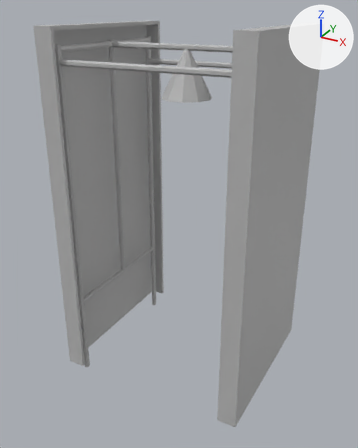
Two versions of the FBX model Team Seven Project/Assets/Meshes/Env_DecontaminationShower_01.fbx, one commit apart.
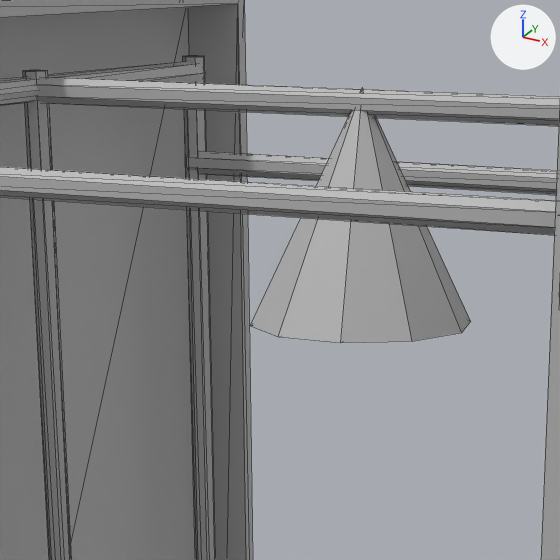
There are two pictures of each version: one whole from a 50 mm camera at (1.324, -2.497, 2.308) aimed at (-0.024, -0.047, 1.084), one close up on the part from 29% to 65% of the width and 5% to 34% of the height. The lights are fixed; the arrows at upper right show +X, +Y and +Z. The close-ups show mesh edges as thin lines. Where no turn or scale is listed for an object, it has been applied to the vertices.

The scene before the commit, as lines of its bpy script (objects in view):
```python
me_mesh = bpy.data.meshes.new('Mesh')
me_mesh.from_pydata(...)  # 251 vertices, 438 faces; spans x -0.59..0.59, y -0.52..0.52, z 0.1..2.22
me_mesh.materials.append(mat_lambert1)  # grey #bcbcbc
ob_env_decontaminationshower_01 = bpy.data.objects.new('Env_DecontaminationShower_01', me_mesh)
ob_env_decontaminationshower_01.location = (0.0, 0.0, 0.0)
```
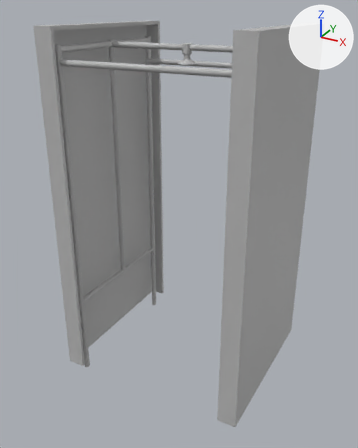
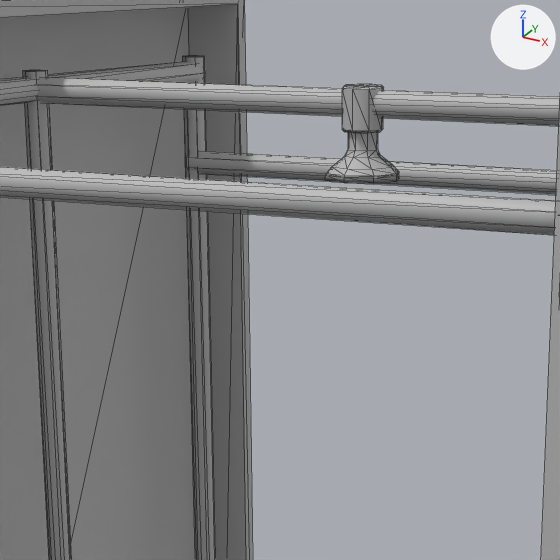
The newer file is also turned or shifted as a whole; pictures and numbers use the older file's frame.

Boxes (x1, y1, x2, y2) around the edits, measured in the close-ups (560 x 560 px; the box of a moved part takes in the faces that stretch with it):
part 1 of me_mesh, added
    after: (325, 132, 399, 183)
part 2 of me_mesh, built on
    before: (250, 87, 470, 343)
    after: (342, 84, 384, 133)
part 3 of me_mesh, moved or reshaped
    both: (541, 106, 560, 560)

The change in detail:
me_mesh is used by ob_env_decontaminationshower_01; location (0.0, 0.0, 0.0).
me_mesh had 251 vertices, 438 faces and spanned x -0.59..0.59, y -0.52..0.52, z 0.1..2.22.
me_mesh now has 339 vertices, 604 faces and spans x -0.59..0.59, y -0.52..0.52, z 0.1..2.22.
me_mesh part 1: a new loose piece of 65 vertices spanning x -0.05..0.05, y -0.05..0.05, z 2.02..2.09, in mat_lambert1 (grey #bcbcbc).
Part 2, on me_mesh:
10 vertices are removed from x -0.14..0.14, y -0.14..0.14, z 1.84.
18 faces are deleted.
25 vertices are added at x -0.03..0.03, y -0.03..0.03, z 2.07..2.13.
8 new vertices lie (0.0, 0.0, 0.04) away from vertices in x -0.03..0.03, y -0.03..0.03, z 2.08.
64 new faces join them.
Part 3, on me_mesh:
20 faces are deleted.
20 new faces join them.
me_mesh part 4: the surface is now shaded smooth.
